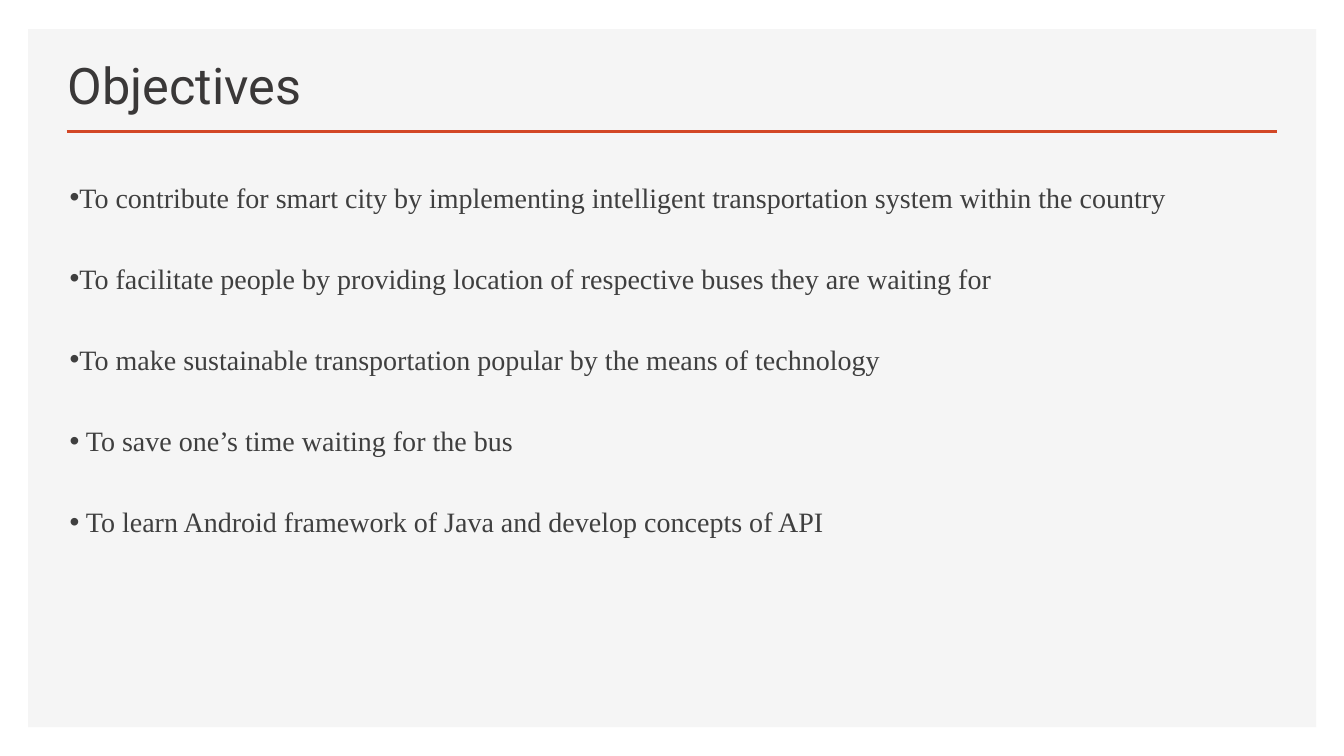
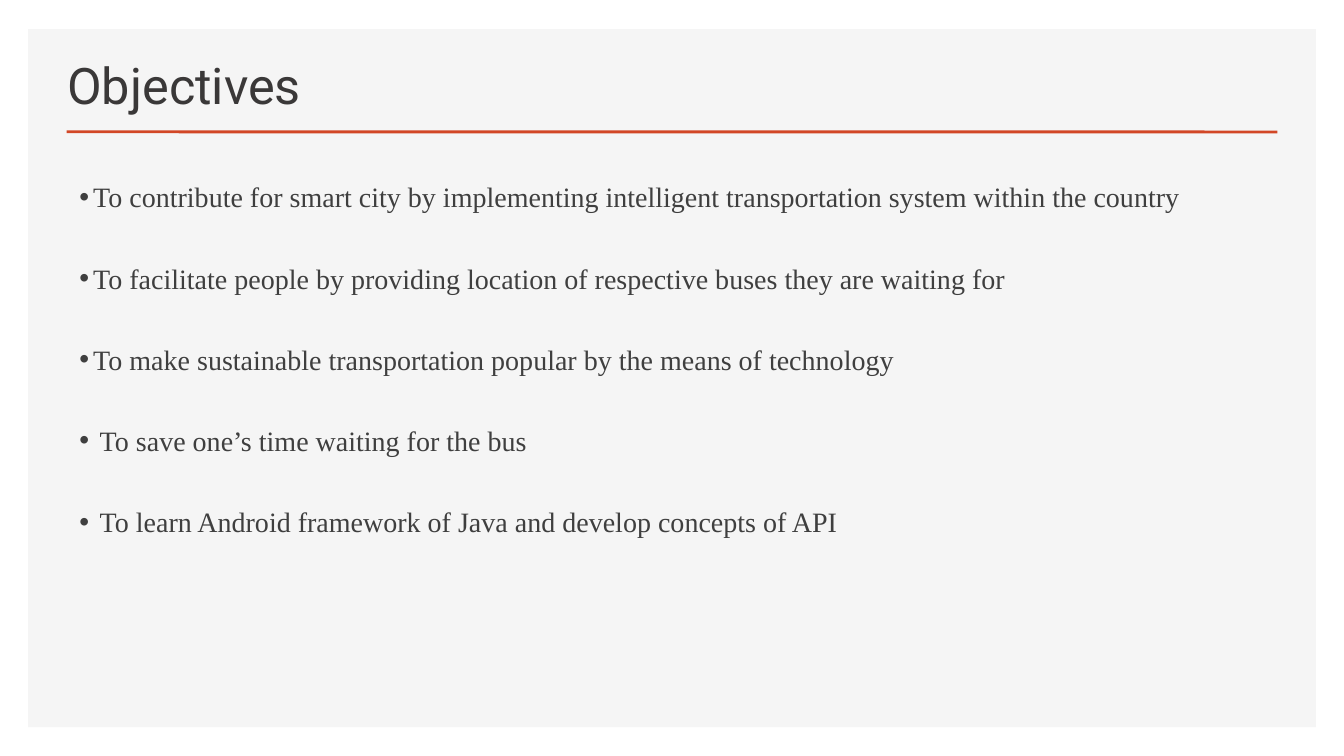
Before and after one commit to prajwollamichhane11/Mobile-Transport-Tracker, a slide deck: slide 3 of 4thsemlamichhane (2).pptx. Drawn at 1344x756 pixels with LibreOffice and Linux fonts; fonts in the diff are those of the drawing. Boxes give left, top, right and bottom in pixels: in the first picture for what was removed or moved away, otherwise in the second. Text is boxed around its words. In the diff, an @@ line names an element or a change of style, - is before the commit and + after.

```diff
--- a/4thsemlamichhane (2).pptx
+++ b/4thsemlamichhane (2).pptx
@@ text "To contribute for smart city ...": place and size @@
-text "To contribute for smart city ..." at bbox=[79, 188, 1166, 538]
+text "To contribute for smart city ..." at bbox=[93, 187, 1180, 538]
```
Also in this commit, not shown: 9 other slides changed, 1 other file.
